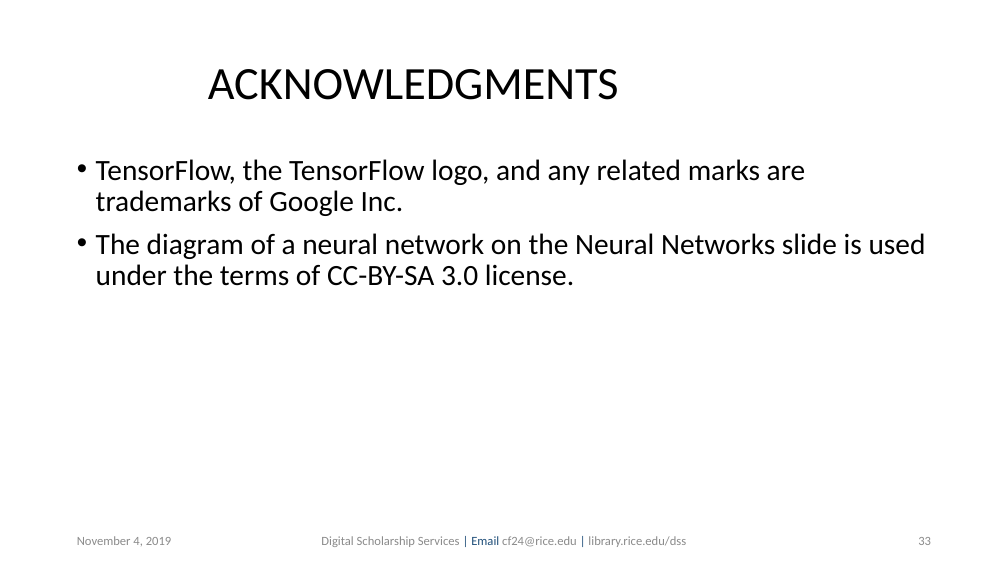
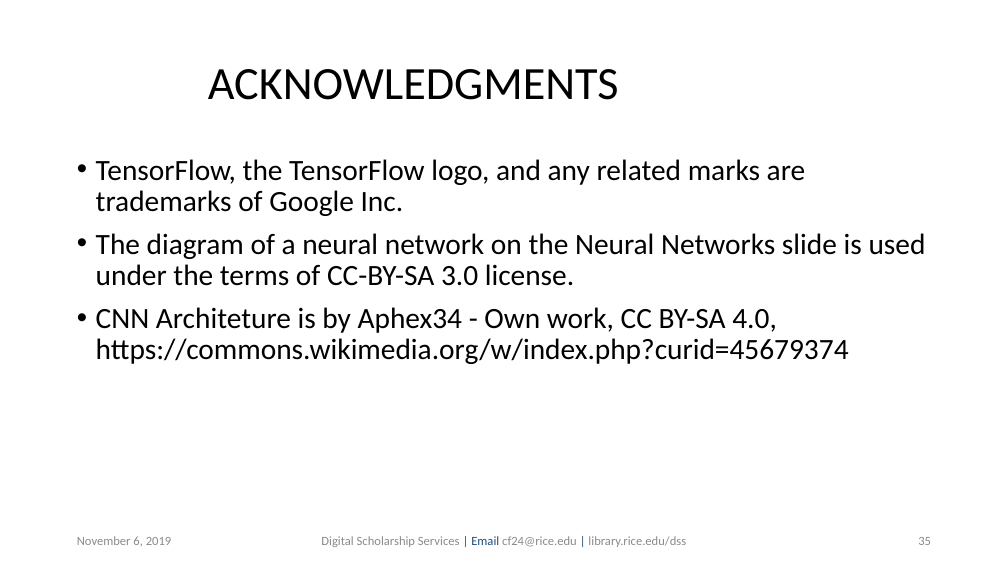
Before and after one commit to bakitybacon/rice-data-and-donuts, a slide deck: slide 35 of tf/Introduction to TensorFlow.pptx (slide 33 before the commit). Drawn at 1008x567 pixels with LibreOffice and Linux fonts; fonts in the diff are those of the drawing; background and template pictures are left out. Boxes give left, top, right and bottom in pixels: in the first picture for what was removed or moved away, otherwise in the second. Text is boxed around its words. In the diff, an @@ line names an element or a change of style, - is before the commit and + after.

```diff
--- a/tf/Introduction to TensorFlow.pptx
+++ b/tf/Introduction to TensorFlow.pptx
@@ text at (x1=96, y1=307, x2=849, y2=364): paragraph added @@
+• CNN Architeture is by Aphex34 - Own work, CC BY-SA 4.0, https://commons.wikimedia.org/w/index.php?curid=45679374
@@ text at (x1=77, y1=536, x2=172, y2=546): text changed @@
-November 4, 2019
+November 6, 2019
```
Also in this commit, not shown: 2 other slides changed, 2 slides added.
